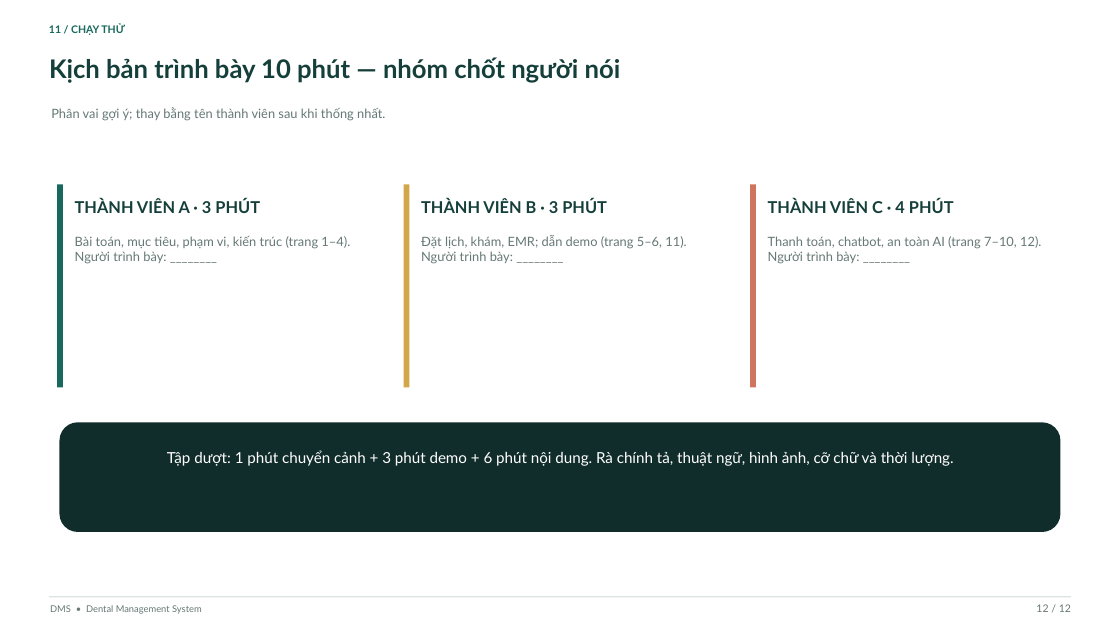
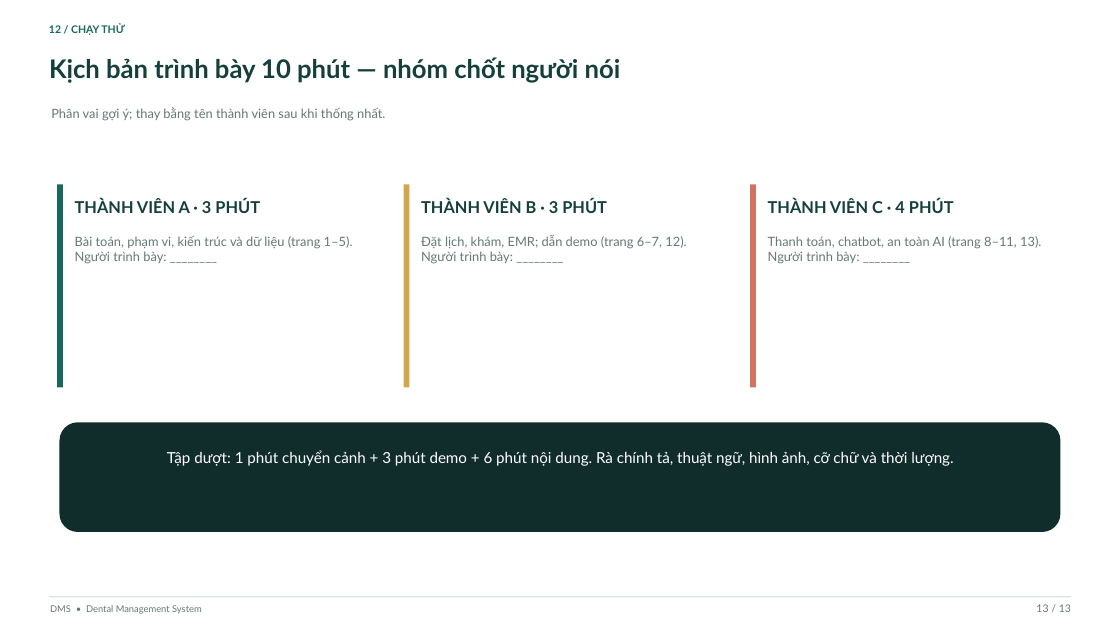
Before and after one commit to tuuyengb06/dental-clinic-system, a slide deck: slide 13 of docs/project-presentation.pptx (slide 12 before the commit). Drawn at 1120x630 pixels with LibreOffice and Linux fonts; fonts in the diff are those of the drawing. Boxes give left, top, right and bottom in pixels: in the first picture for what was removed or moved away, otherwise in the second. Text is boxed around its words. In the diff, an @@ line names an element or a change of style, - is before the commit and + after.

```diff
--- a/docs/project-presentation.pptx
+++ b/docs/project-presentation.pptx
@@ text at [49, 24, 125, 35]: text changed @@
-11 / CHẠY THỬ
+12 / CHẠY THỬ
@@ text at [75, 236, 353, 264]: text changed @@
-Bài toán, mục tiêu, phạm vi, kiến trúc (trang 1–4). Người trình bày: ________
+Bài toán, phạm vi, kiến trúc và dữ liệu (trang 1–5). Người trình bày: ________
@@ text at [421, 235, 686, 264]: text changed @@
-Đặt lịch, khám, EMR; dẫn demo (trang 5–6, 11). Người trình bày: ________
+Đặt lịch, khám, EMR; dẫn demo (trang 6–7, 12). Người trình bày: ________
@@ text at [768, 236, 1041, 264]: text changed @@
-Thanh toán, chatbot, an toàn AI (trang 7–10, 12). Người trình bày: ________
+Thanh toán, chatbot, an toàn AI (trang 8–11, 13). Người trình bày: ________
```
Also in this commit, not shown: 11 other slides changed, 1 slide added, 2 other files.
